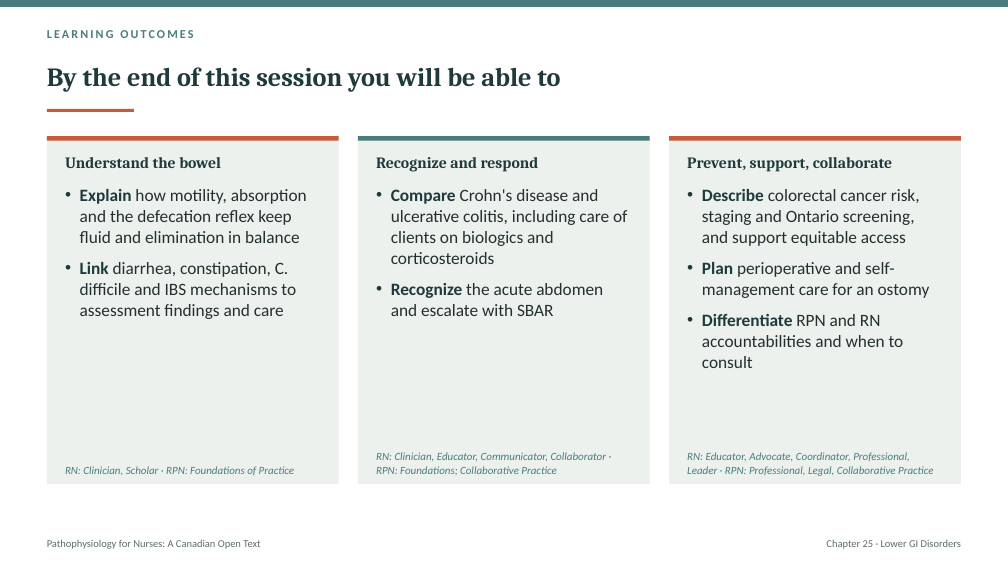
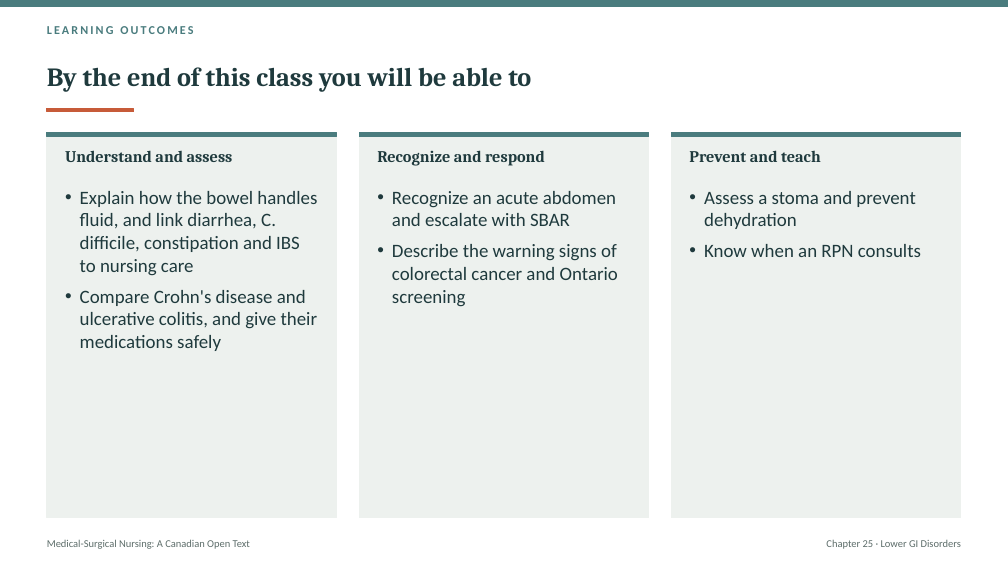
Before and after one commit to andrewleenl/opensourcenursing, a slide deck: slide 2 of Ch25_Lower_Gastrointestinal_Disorders_Lecture_Presentation.pptx (slide 4 before the commit). Drawn at 1008x567 pixels with LibreOffice and Linux fonts; fonts in the diff are those of the drawing. Boxes give left, top, right and bottom in pixels: in the first picture for what was removed or moved away, otherwise in the second. Text is boxed around its words. In the diff, an @@ line names an element or a change of style, - is before the commit and + after.

```diff
--- a/Ch25_Lower_Gastrointestinal_Disorders_Lecture_Presentation.pptx
+++ b/Ch25_Lower_Gastrointestinal_Disorders_Lecture_Presentation.pptx
@@ title at [47, 67, 531, 92]: text changed @@
-By the end of this session you will be able to
+By the end of this class you will be able to
@@ rectangle at [47, 132, 337, 137]: fill #C75B39 to #4A7C7E; outline none to #4A7C7E 1 pt @@
@@ rectangle: place and size @@
-rectangle at [47, 136, 339, 484]
+rectangle at [47, 132, 337, 518]
@@ vertical alignment middle to top in 3 elements at [47, 26, 193, 34], [689, 150, 821, 162], [65, 150, 233, 162] @@
@@ rectangle at [359, 132, 649, 137]: outline none to #4A7C7E 1 pt @@
@@ rectangle: place and size @@
-rectangle at [358, 136, 650, 484]
+rectangle at [359, 132, 649, 518]
@@ text "Recognize and respond" at [377, 150, 545, 166]: size 15 to 15.5 pt; vertical alignment middle to top @@
@@ 3 rectangles: place and size @@
-3 rectangles at [47, 136, 961, 141]
+3 rectangles at [47, 132, 961, 137]
@@ rectangle at [671, 132, 961, 137]: fill #C75B39 to #4A7C7E; outline none to #4A7C7E 1 pt @@
@@ outline none to #EDF1EE 1 pt in 3 elements at [47, 132, 337, 518], [359, 132, 649, 518], [671, 132, 961, 518] @@
@@ rectangle: place and size @@
-rectangle at [669, 136, 961, 484]
+rectangle at [671, 132, 961, 518]
@@ text at [65, 150, 233, 162]: text changed; size 15 to 15.5 pt @@
-Understand the bowel
+Understand and assess
@@ text at [689, 150, 821, 162]: text changed; size 15 to 15.5 pt @@
-Prevent, support, collaborate
+Prevent and teach
@@ text at [80, 191, 318, 351]: text changed; size 16.5 to 18 pt; text colour #22302F to #1F3A3D @@
-• Explain how motility, absorption and the defecation reflex keep fluid and elimination in balance
-• Link diarrhea, constipation, C. difficile and IBS mechanisms to assessment findings and care
+• Explain how the bowel handles fluid, and link diarrhea, C. difficile, constipation and IBS to nursing care
+• Compare Crohn's disease and ulcerative colitis, and give their medications safely
@@ text at [392, 191, 618, 307]: text changed; size 16.5 to 18 pt; text colour #22302F to #1F3A3D @@
-• Compare Crohn's disease and ulcerative colitis, including care of clients on biologics and corticosteroids
-• Recognize the acute abdomen and escalate with SBAR
+• Recognize an acute abdomen and escalate with SBAR
+• Describe the warning signs of colorectal cancer and Ontario screening
@@ text removed at [702, 189, 930, 368] @@
-• Describe colorectal cancer risk, staging and Ontario screening, and support equitable access
-• Plan perioperative and self-management care for an ostomy
-• Differentiate RPN and RN accountabilities and when to consult
@@ text added at [704, 191, 921, 257], 18 pt, text #1F3A3D @@
+• Assess a stoma and prevent dehydration
+• Know when an RPN consults
@@ text removed at [65, 466, 294, 475] @@
-RN: Clinician, Scholar · RPN: Foundations of Practice
@@ text removed at [376, 452, 607, 475] @@
-RN: Clinician, Educator, Communicator, Collaborator · RPN: Foundations; Collaborative Practice
@@ text removed at [687, 452, 933, 476] @@
-RN: Educator, Advocate, Coordinator, Professional, Leader · RPN: Professional, Legal, Collaborative Practice
@@ text at [47, 539, 250, 549]: text changed @@
-Pathophysiology for Nurses: A Canadian Open Text
+Medical-Surgical Nursing: A Canadian Open Text
```
Also in this commit, not shown: 8 other slides changed, 26 slides added, 46 slides removed, 3 other files.
